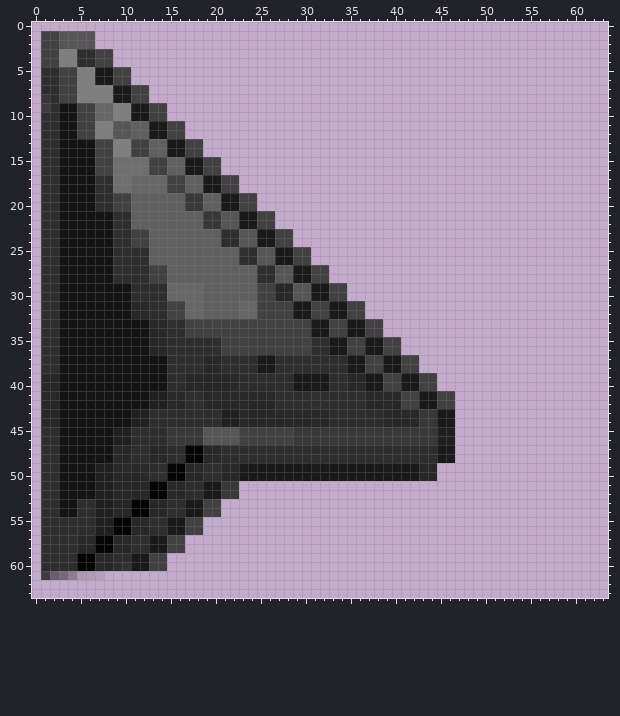
A pixel-art sprite gets an edit: Assets/tex/cursor.png. The picture above is the old version.
The file is 64x64 pixels. Pixels under 10% opacity are left out. Colours within 5 levels of each other are drawn and written as one. The old version is drawn lined up with the new one.
The result:
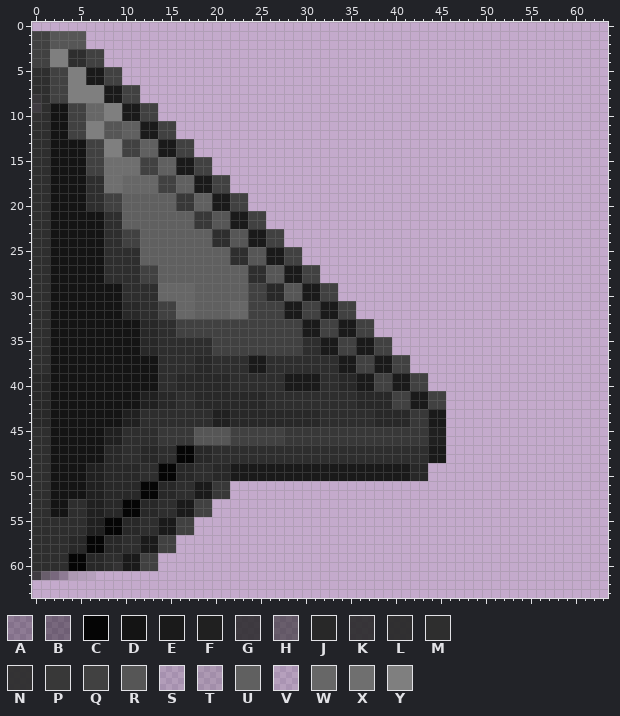
Palette (. is transparent): A #00000046  B #00000063  C #050505  D #141414  E #1a1a1a  F #202020  G #252525d5  H #28282895  J #282828  K #292929e6  L #292929f2  M #2e2e2e  N #2f2f2ff7  P #383838  Q #414141  R #565656  S #5c5c5c2c  T #5c5c5c39  U #606060  V #67676726  W #676767  X #6f6f6f  Y #7f7f7f
The exact change:
drawings rearranged on the sheet (the old picture shows each at its new place)
@@ x 0..63 @@
  0 ................................................................
- 1 .QQRRRR.........................................................
- 2 .QQRRRR.........................................................
- 3 .QQYYMMQQ.......................................................
- 4 .QQYYMMQQ.......................................................
- 5 .MMQQYYEEQQ.....................................................
- 6 .MMQQYYEEQQ.....................................................
- 7 .MMQQYYYYEEQQ...................................................
- 8 .KMQQYYYYEEQQ...................................................
- 9 .GMDDQQWWYYEEQQ.................................................
-10 .LMDDQQWWYYEEQQ.................................................
-11 .MMDDQQYYRRUUEEQQ...............................................
-12 .MMDDQQYYRRUUEEQQ...............................................
-13 .MMDDDDQQYYQQUUEEQQ.............................................
-14 .MMDDDDQQYYQQUUEEQQ.............................................
-15 .MMDDDDQQXXXXQQUUEEQQ...........................................
-16 .MMDDDDQQXXXXQQUUEEQQ...........................................
-17 .MMDDDDMMXXWWWWQQUUEEQQ.........................................
-18 .MMDDDDMMXXWWWWQQUUEEQQ.........................................
-19 .MMDDDDMMQQUUUUUUPPUUEEQQ.......................................
-20 .MMDDDDMMQQUUUUUUPPUUEEQQ.......................................
-21 .MMDDDDDDMMUUUUUUUUPPRREEQQ.....................................
-22 .MMDDDDDDMMUUUUUUUUPPRREEQQ.....................................
-23 .MMDDDDDDMMQQUUUUUUUUMMRREEQQ...................................
-24 .MMDDDDDDMMQQUUUUUUUUMMRREEQQ...................................
-25 .MMDDDDDDMMMMUUUUUUUUUUMMRREEQQ.................................
-26 .MMDDDDDDMMMMUUUUUUUUUUMMRREEQQ.................................
-27 .MMDDDDDDMMMMQQUUUUUUUUUUMMRREEQQ...............................
-28 .MMDDDDDDMMMMQQUUUUUUUUUUMMRREEQQ...............................
-29 .MMDDDDDDDDMMMMWWWWUUUUUUQQJJRREEQQ.............................
-30 .MMDDDDDDDDMMMMWWWWUUUUUUQQJJRREEQQ.............................
-31 .MMDDDDDDDDJJMMQQWWUUUUWWQQQQEEQQEEQQ...........................
-32 .MMDDDDDDDDJJMMQQWWUUUUWWQQQQEEQQEEQQ...........................
-33 .MMDDDDDDDDDDJJMMQQQQQQQQQQQQQQEEQQEEQQ.........................
-34 .MMDDDDDDDDDDJJMMQQQQQQQQQQQQQQEEQQEEQQ.........................
-35 .MMDDDDDDDDDDJJMMMMMMQQQQQQQQQQMMEEQQEEQQ.......................
-36 .MMDDDDDDDDDDJJMMMMMMQQQQQQQQQQMMEEQQEEQQ.......................
-37 .MMDDDDDDDDDDDDMMMMJJMMMMEEMMMMMMMMEEQQEEQQ.....................
-38 .MMDDDDDDDDDDDDMMMMJJMMMMEEMMMMMMMMEEQQEEQQ.....................
-39 .JJDDDDDDDDDDDDMMJJJJJJMMMMMMEEEEMMJJEEQQEEQQ...................
-40 .JJDDDDDDDDDDDDMMJJJJJJMMMMMMEEEEMMJJEEQQEEQQ...................
-41 .JJDDDDDDDDDDFFJJMMJJJJJJJJMMMMMMMMMMJJJJQQEEQQ.................
-42 .JJDDDDDDDDDDFFJJMMJJJJJJJJMMMMMMMMMMJJJJQQEEQQ.................
-43 .JJDDDDDDDDFFMMMMMMMMFFJJJJJJJJJJMMMMMMJJJJPPEE.................
-44 .JJDDDDDDDDFFMMMMMMMMFFJJJJJJJJJJMMMMMMJJJJPPEE.................
-45 .MMDDDDDDFFMMMMPPPPRRRRQQQQQQPPPPPPPPPPPPPPPPFF.................
-46 .MMDDDDDDFFMMMMPPPPRRRRQQQQQQPPPPPPPPPPPPPPPPFF.................
-47 .MMDDDDDDJJMMJJMMCCJJMMMMMMMMMMMMMMMMMMMMMMMMEE.................
-48 .MMDDDDDDJJMMJJMMCCJJMMMMMMMMMMMMMMMMMMMMMMMMEE.................
-49 .MMDDDDFFJJJJMMCCJJMMJJEEEEEEEEEEEEEEEEEEEEJJ...................
-50 .MMDDDDFFJJJJMMCCJJMMJJEEEEEEEEEEEEEEEEEEEEJJ...................
-51 .MMDDDDFFJJJJCCJJMMEEPP.........................................
-52 .MMDDDDFFJJJJCCJJMMEEPP.........................................
-53 .MMDDMMFFJJCCJJMMEEQQ...........................................
-54 .MMDDMMFFJJCCJJMMEEQQ...........................................
-55 .MMMMMMFFCCJJMMEEQQ.............................................
-56 .MMMMMMFFCCJJMMEEQQ.............................................
-57 .MMMMJJCCJJMMEEQQ...............................................
-58 .MMMMJJCCJJMMEEQQ...............................................
-59 .MMMMCCJJMMEEQQ.................................................
-60 .MMMMCCJJMNEEQQ.................................................
-61 .GHBATSV........................................................
+ 1 QQRRRR..........................................................
+ 2 QQRRRR..........................................................
+ 3 QQYYMMQQ........................................................
+ 4 QQYYMMQQ........................................................
+ 5 MMQQYYEEQQ......................................................
+ 6 MMQQYYEEQQ......................................................
+ 7 MMQQYYYYEEQQ....................................................
+ 8 KMQQYYYYEEQQ....................................................
+ 9 GMDDQQWWYYEEQQ..................................................
+10 LMDDQQWWYYEEQQ..................................................
+11 MMDDQQYYRRUUEEQQ................................................
+12 MMDDQQYYRRUUEEQQ................................................
+13 MMDDDDQQYYQQUUEEQQ..............................................
+14 MMDDDDQQYYQQUUEEQQ..............................................
+15 MMDDDDQQXXXXQQUUEEQQ............................................
+16 MMDDDDQQXXXXQQUUEEQQ............................................
+17 MMDDDDMMXXWWWWQQUUEEQQ..........................................
+18 MMDDDDMMXXWWWWQQUUEEQQ..........................................
+19 MMDDDDMMQQUUUUUUPPUUEEQQ........................................
+20 MMDDDDMMQQUUUUUUPPUUEEQQ........................................
+21 MMDDDDDDMMUUUUUUUUPPRREEQQ......................................
+22 MMDDDDDDMMUUUUUUUUPPRREEQQ......................................
+23 MMDDDDDDMMQQUUUUUUUUMMRREEQQ....................................
+24 MMDDDDDDMMQQUUUUUUUUMMRREEQQ....................................
+25 MMDDDDDDMMMMUUUUUUUUUUMMRREEQQ..................................
+26 MMDDDDDDMMMMUUUUUUUUUUMMRREEQQ..................................
+27 MMDDDDDDMMMMQQUUUUUUUUUUMMRREEQQ................................
+28 MMDDDDDDMMMMQQUUUUUUUUUUMMRREEQQ................................
+29 MMDDDDDDDDMMMMWWWWUUUUUUQQJJRREEQQ..............................
+30 MMDDDDDDDDMMMMWWWWUUUUUUQQJJRREEQQ..............................
+31 MMDDDDDDDDJJMMQQWWUUUUWWQQQQEEQQEEQQ............................
+32 MMDDDDDDDDJJMMQQWWUUUUWWQQQQEEQQEEQQ............................
+33 MMDDDDDDDDDDJJMMQQQQQQQQQQQQQQEEQQEEQQ..........................
+34 MMDDDDDDDDDDJJMMQQQQQQQQQQQQQQEEQQEEQQ..........................
+35 MMDDDDDDDDDDJJMMMMMMQQQQQQQQQQMMEEQQEEQQ........................
+36 MMDDDDDDDDDDJJMMMMMMQQQQQQQQQQMMEEQQEEQQ........................
+37 MMDDDDDDDDDDDDMMMMJJMMMMEEMMMMMMMMEEQQEEQQ......................
+38 MMDDDDDDDDDDDDMMMMJJMMMMEEMMMMMMMMEEQQEEQQ......................
+39 JJDDDDDDDDDDDDMMJJJJJJMMMMMMEEEEMMJJEEQQEEQQ....................
+40 JJDDDDDDDDDDDDMMJJJJJJMMMMMMEEEEMMJJEEQQEEQQ....................
+41 JJDDDDDDDDDDFFJJMMJJJJJJJJMMMMMMMMMMJJJJQQEEQQ..................
+42 JJDDDDDDDDDDFFJJMMJJJJJJJJMMMMMMMMMMJJJJQQEEQQ..................
+43 JJDDDDDDDDFFMMMMMMMMFFJJJJJJJJJJMMMMMMJJJJPPEE..................
+44 JJDDDDDDDDFFMMMMMMMMFFJJJJJJJJJJMMMMMMJJJJPPEE..................
+45 MMDDDDDDFFMMMMPPPPRRRRQQQQQQPPPPPPPPPPPPPPPPFF..................
+46 MMDDDDDDFFMMMMPPPPRRRRQQQQQQPPPPPPPPPPPPPPPPFF..................
+47 MMDDDDDDJJMMJJMMCCJJMMMMMMMMMMMMMMMMMMMMMMMMEE..................
+48 MMDDDDDDJJMMJJMMCCJJMMMMMMMMMMMMMMMMMMMMMMMMEE..................
+49 MMDDDDFFJJJJMMCCJJMMJJEEEEEEEEEEEEEEEEEEEEJJ....................
+50 MMDDDDFFJJJJMMCCJJMMJJEEEEEEEEEEEEEEEEEEEEJJ....................
+51 MMDDDDFFJJJJCCJJMMEEPP..........................................
+52 MMDDDDFFJJJJCCJJMMEEPP..........................................
+53 MMDDMMFFJJCCJJMMEEQQ............................................
+54 MMDDMMFFJJCCJJMMEEQQ............................................
+55 MMMMMMFFCCJJMMEEQQ..............................................
+56 MMMMMMFFCCJJMMEEQQ..............................................
+57 MMMMJJCCJJMMEEQQ................................................
+58 MMMMJJCCJJMMEEQQ................................................
+59 MMMMCCJJMMEEQQ..................................................
+60 MMMMCCJJMNEEQQ..................................................
+61 GHBATSV.........................................................
 62 ................................................................
Pixel boxes of the changes (left, top, right, bottom) in both pictures:
changed: (32, 31, 455, 580)
